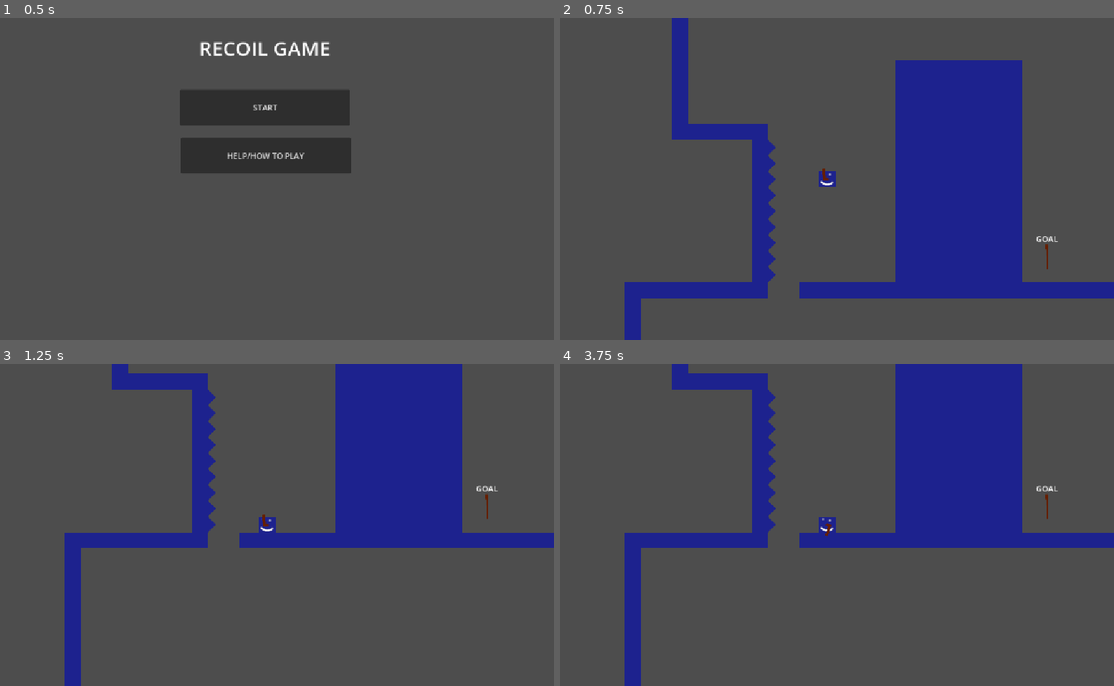
Above: before the commit, frames 1-4 (two rows, left to right).
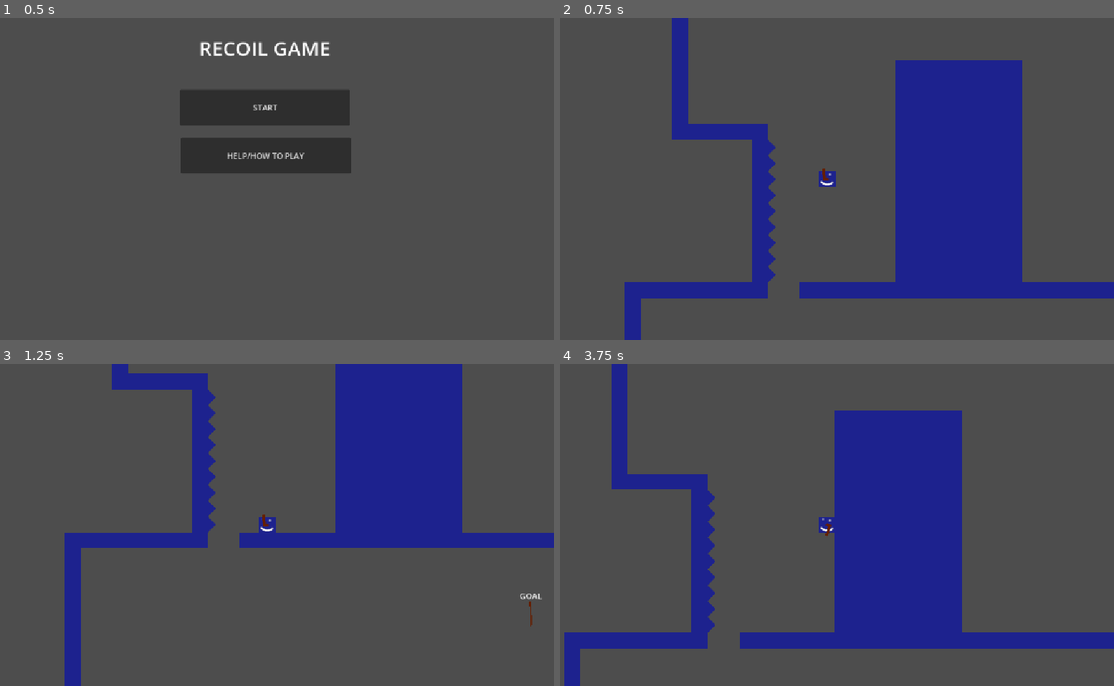
Above: after the commit, the same moments.

Repository: ejoit/Shooter-Game
Game: Godot game, scene res://Scenes/tile_screen.tscn
Two runs of this game, one before a commit and one after it. Both use one fixed random seed, a clock stepped at 60 frames per second and the inputs below.
Inputs (mouse positions are in pixels of both pictures, inside the frame that each line leads up to):
- Up to frame 1 (0.5 s): no input
- Up to frame 2 (0.75 s): click "START" at 0.5 s
- Up to frame 3 (1.25 s): no input
- Up to frame 4 (3.75 s): tap Enter (ui_accept) at 1.25, 1.52, 2.27 s; move the mouse to (953, 508) at 1.27 s; hold Right (ui_right) 1.28-2.78 s; click (953, 508) at 1.35 s; move the mouse to (715, 541) at 2.02 s; click (715, 541) at 2.1 s; move the mouse to (886, 454) at 2.77 s; hold Left (ui_left) 2.78-3.53 s; click (886, 454) at 2.85 s; move the mouse to (798, 589) at 3.52 s; hold Right (ui_right) from 3.53 s (still down); click (798, 589) at 3.6 s

Frame 1 is identical in both runs. In frame 2, less than 0.1% of the frame differs, in the area x 85-90%, y 67-78%; in frame 3, 0.1%; in frame 4, 32%, in the area x 0-100%, y 0-100%.

Commit message:
this is killing me

Diff:
--- a/Levels/Test-Levels/TestLevel-0.tscn
+++ b/Levels/Test-Levels/TestLevel-0.tscn
@@ -53,7 +53,7 @@
 layer_0/tile_data = PackedInt32Array(1, 4, 0, 65534, 4, 0, -2, 4, 0, -65538, 4, 0, -131074, 4, 0, -196610, 4, 0, -26214 …(5285 unchanged characters)…
 
 [node name="Checkpoint" parent="." unique_id=458048402 instance=ExtResource("3_42iae")]
-position = Vector2(528, -48)
+position = Vector2(616, 168)
 
 [node name="Player" parent="." unique_id=591046258 instance=ExtResource("4_qcqbd")]
 position = Vector2(88, -224)
--- a/Player/Scripts/player.gd
+++ b/Player/Scripts/player.gd
@@ -9,7 +9,8 @@
 enum States {GROUND, AIR, WALL, RECOIL, FALL}
 var state = States.GROUND
 
-
+func _ready() -> void:
+	add_to_group("player")
 
 func change_state(newState):
 	state = newState
--- /dev/null
+++ b/Scenes/level_swaper.tscn
@@ -0,0 +1,8 @@
+[gd_scene format=3 uid="uid://d1h0g6r6s2ktn"]
+
+[ext_resource type="Script" uid="uid://dslyeugexiiim" path="res://Scripts/level_swaper.gd" id="1_dg5fl"]
+
+[node name="Level_Swaper" type="Node2D" unique_id=2049589459]
+script = ExtResource("1_dg5fl")
+
+[node name="Area2D" type="Area2D" parent="." unique_id=794699582]
--- a/Scenes/player.tscn
+++ b/Scenes/player.tscn
@@ -1,13 +1,10 @@
 [gd_scene format=3 uid="uid://be8qbmt0fe144"]
 
-[ext_resource type="Script" uid="uid://oopavh2c5iu6" path="res://Player/Scripts/newplayer.gd" id="1_x3wgy"]
+[ext_resource type="Script" uid="uid://c7uw2se0iwjkh" path="res://Player/Scripts/player.gd" id="1_fkybt"]
 [ext_resource type="Texture2D" uid="uid://dkpnvud1may1r" path="res://beta Throwaway stuuf/test_char.png" id="2_cvnsp"]
 [ext_resource type="PackedScene" uid="uid://bfyqebuqpeull" path="res://Scenes/gun_1.tscn" id="3_6t5aa"]
 [ext_resource type="Script" uid="uid://co6ub37ujgp7h" path="res://Scripts/camera_2d.gd" id="3_vgqql"]
 [ext_resource type="AudioStream" uid="uid://u8e06n0l7dgt" path="res://beta Throwaway stuuf/Shoot6.wav" id="5_fkybt"]
-[ext_resource type="Script" uid="uid://dwgdvtddx81b3" path="res://Player/Scripts/state_machine.gd" id="6_3smsa"]
-[ext_resource type="Script" uid="uid://bcbi2g4y4c02m" path="res://Player/Scripts/Player States/idle.gd" id="7_3smsa"]
-[ext_resource type="Script" uid="uid://cofxvhnt8whcu" path="res://Player/Scripts/Player States/jump.gd" id="7_8erm5"]
 
 [sub_resource type="RectangleShape2D" id="RectangleShape2D_vgqql"]
 size = Vector2(30, 30)
@@ -21,7 +18,7 @@
 point_count = 2
 
 [node name="Player" type="CharacterBody2D" unique_id=591046258]
-script = ExtResource("1_x3wgy")
+script = ExtResource("1_fkybt")
 
 [node name="Sprite2D" type="Sprite2D" parent="." unique_id=372695957]
 position = Vector2(-2.3841858e-07, 0)
@@ -86,16 +83,3 @@
 
 [node name="CoolDown" type="Timer" parent="Timers" unique_id=1074912986]
 wait_time = 0.2
-
-[node name="StateMachine" type="Node" parent="." unique_id=225548279 node_paths=PackedStringArray("starting_state")]
-script = ExtResource("6_3smsa")
-starting_state = NodePath("idle")
-metadata/_custom_type_script = "uid://dwgdvtddx81b3"
-
-[node name="jump" type="Node" parent="StateMachine" unique_id=1026661141]
-script = ExtResource("7_8erm5")
-speed = 700
-
-[node name="idle" type="Node" parent="StateMachine" unique_id=636971558 node_paths=PackedStringArray("jump_state")]
-script = ExtResource("7_3smsa")
-jump_state = NodePath("../jump")
--- /dev/null
+++ b/Scripts/level_swaper.gd
@@ -0,0 +1,17 @@
+extends Node2D
+
+func _on_area_2d_body_entered(body: Node2D) -> void:
+	print("aaaaaaa")
+	if body.is_in_group("player"):
+		#$LevelComplete.play()
+		await get_tree().create_timer(0.3).timeout
+		get_tree().change_scene_to("")
+
+# Called when the node enters the scene tree for the first time.
+func _ready() -> void:
+	pass # Replace with function body.
+
+
+# Called every frame. 'delta' is the elapsed time since the previous frame.
+func _process(delta: float) -> void:
+	pass
Renamed: Player/Scripts/Player States/idle.gd -> Might use later/Player States/idle.gd
Renamed: Player/Scripts/Player States/idle.gd.uid -> Might use later/Player States/idle.gd.uid
Renamed: Player/Scripts/Player States/jump.gd -> Might use later/Player States/jump.gd
Renamed: Player/Scripts/Player States/jump.gd.uid -> Might use later/Player States/jump.gd.uid
Renamed: Player/Scripts/state.gd -> Might use later/Player States/state.gd
Renamed: Player/Scripts/state.gd.uid -> Might use later/Player States/state.gd.uid
Renamed: Player/Scripts/state_machine.gd -> Might use later/Player States/state_machine.gd
Renamed: Player/Scripts/state_machine.gd.uid -> Might use later/Player States/state_machine.gd.uid
Not shown, added: Scripts/level_swaper.gd.uid
